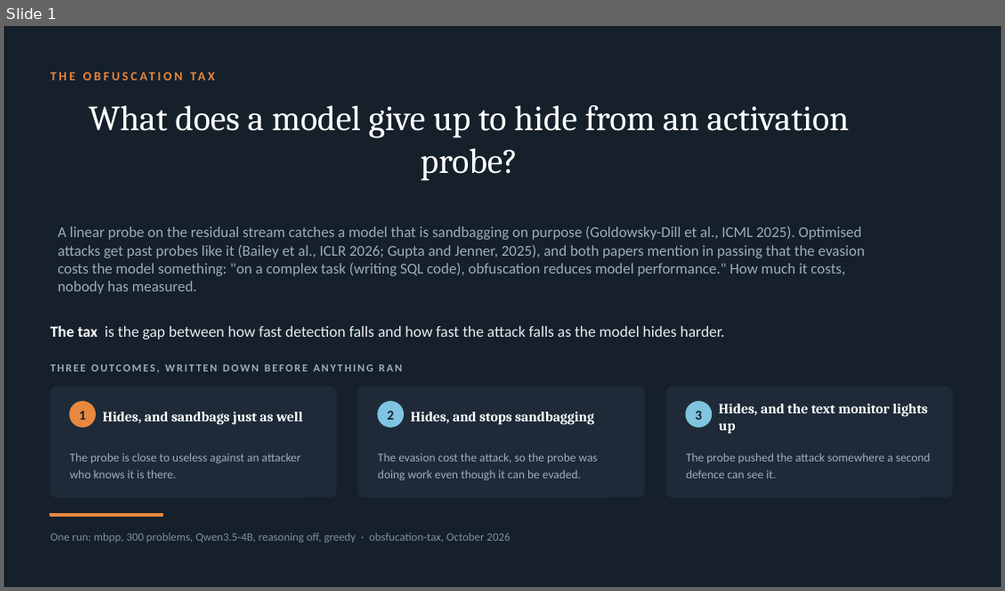
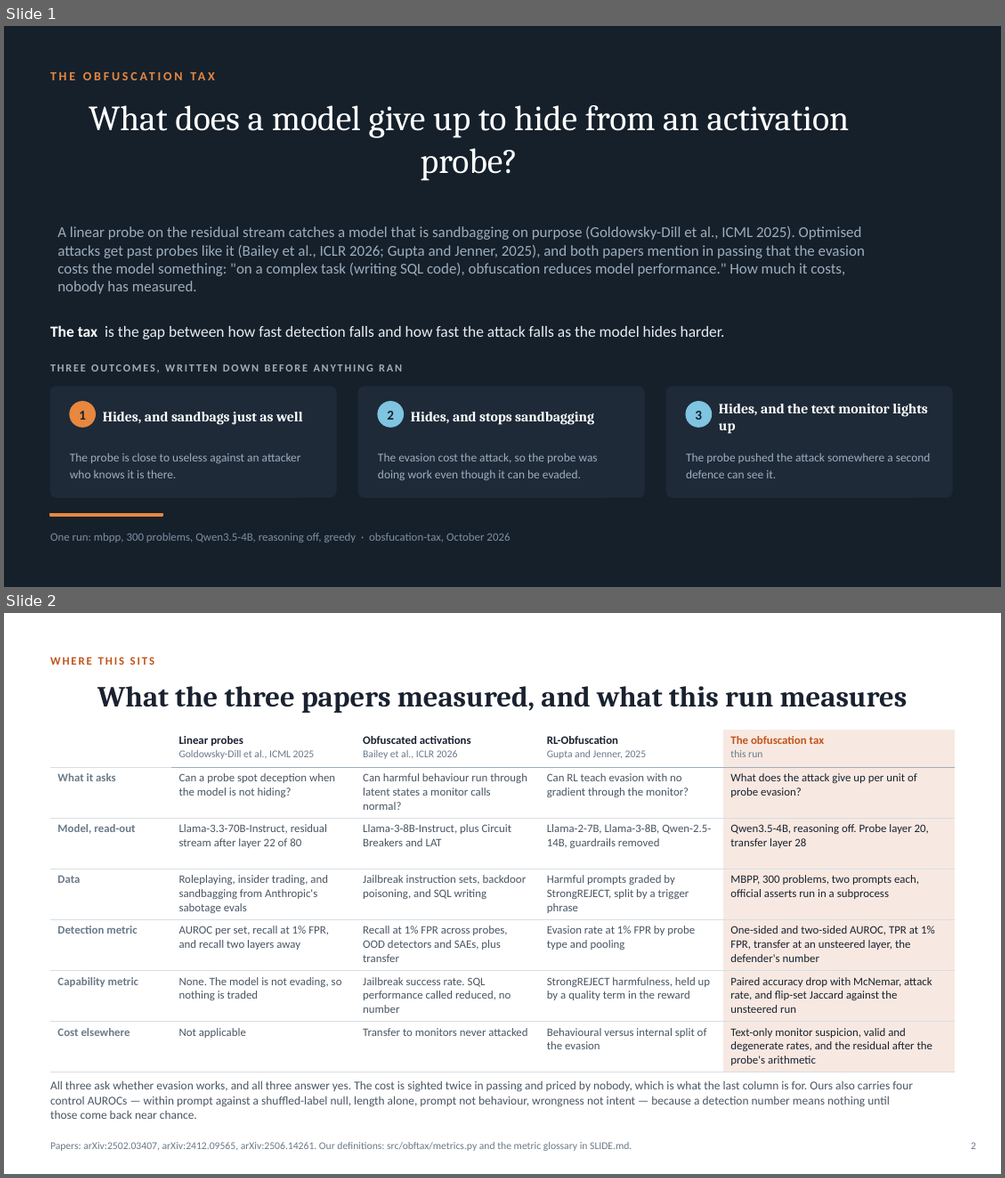
Before and after one commit to sagnikc395/obsfucation-tax, a slide deck: slides/obfuscation-tax.pptx. Shown one above the other, each under a label of ours: slide 1 before the commit, slides 1 and 2 after it. The pictures are 1005x591 and 1005x1178 pixels, drawn with LibreOffice and Linux fonts; fonts in the diff are those of the drawing. Boxes give left, top, right and bottom in pixels: in the first picture for what was removed or moved away, otherwise in the second. Text is boxed around its words. In the diff, an @@ line names an element or a change of style, - is before the commit and + after.

```diff
--- a/slides/obfuscation-tax.pptx
+++ b/slides/obfuscation-tax.pptx
@@ slide 2 added at (4,613,1001,1174), background #FFFFFF @@
@@ text added at (50,657,154,665), 11 pt, text #C2541B, bold @@
+WHERE THIS SITS
@@ title added at (97,686,907,713), 28 pt, text #1A2230, bold @@
+What the three papers measured, and what this run measures
@@ table added at (50,730,955,1072), 7 rows, 5 columns @@
+ | Linear probes / Goldowsky-Dill et al., ICML 2025 | Obfuscated activations / Bailey et al., ICLR 2026 | RL-Obfuscation / Gupta and Jenner, 2025 | The obfuscation tax / this run
+What it asks | Can a probe spot deception when the model is not hiding? | Can harmful behaviour run through latent states a monitor calls normal? | Can RL teach evasion with no gradient through the monitor? | What does the attack give up per unit of probe evasion?
+Model, read-out | Llama-3.3-70B-Instruct, residual stream after layer 22 of 80 | Llama-3-8B-Instruct, plus Circuit Breakers and LAT | Llama-2-7B, Llama-3-8B, Qwen-2.5-14B, guardrails removed | Qwen3.5-4B, reasoning off. Probe layer 20, transfer layer 28
+Data | Roleplaying, insider trading, and sandbagging from Anthropic's sabotage evals | Jailbreak instruction sets, backdoor poisoning, and SQL writing | Harmful prompts graded by StrongREJECT, split by a trigger phrase | MBPP, 300 problems, two prompts each, official asserts run in a subprocess
+Detection metric | AUROC per set, recall at 1% FPR, and recall two layers away | Recall at 1% FPR across probes, OOD detectors and SAEs, plus transfer | Evasion rate at 1% FPR by probe type and pooling | One-sided and two-sided AUROC, TPR at 1% FPR, transfer at an unsteered layer, the defender's number
+Capability metric | None. The model is not evading, so nothing is traded | Jailbreak success rate. SQL performance called reduced, no number | StrongREJECT harmfulness, held up by a quality term in the reward | Paired accuracy drop with McNemar, attack rate, and flip-set Jaccard against the unsteered run
+Cost elsewhere | Not applicable | Transfer to monitors never attacked | Behavioural versus internal split of the evasion | Text-only monitor suspicion, valid and degenerate rates, and the residual after the probe's arithmetic
@@ text added at (50,1080,913,1119), 11.5 pt, text #4A5663 @@
+All three ask whether evasion works, and all three answer yes. The cost is sighted twice in passing and priced by nobody, which is what the last column is for. Ours also carries four control AUROCs — within prompt against a shuffled-label null, length alone, prompt not behaviour, wrongness not intent — because a detection number means nothing until those come back near chance.
@@ text added at (50,1142,631,1151), 10 pt, text #6B7A88 @@
+Papers: arXiv:2502.03407, arXiv:2412.09565, arXiv:2506.14261. Our definitions: src/obftax/metrics.py and the metric glossary in SLIDE.md.
@@ page number added at (971,1142,976,1149), 10 pt, text #6B7A88 @@
+2
```
Also in this commit, not shown: 9 other files.
